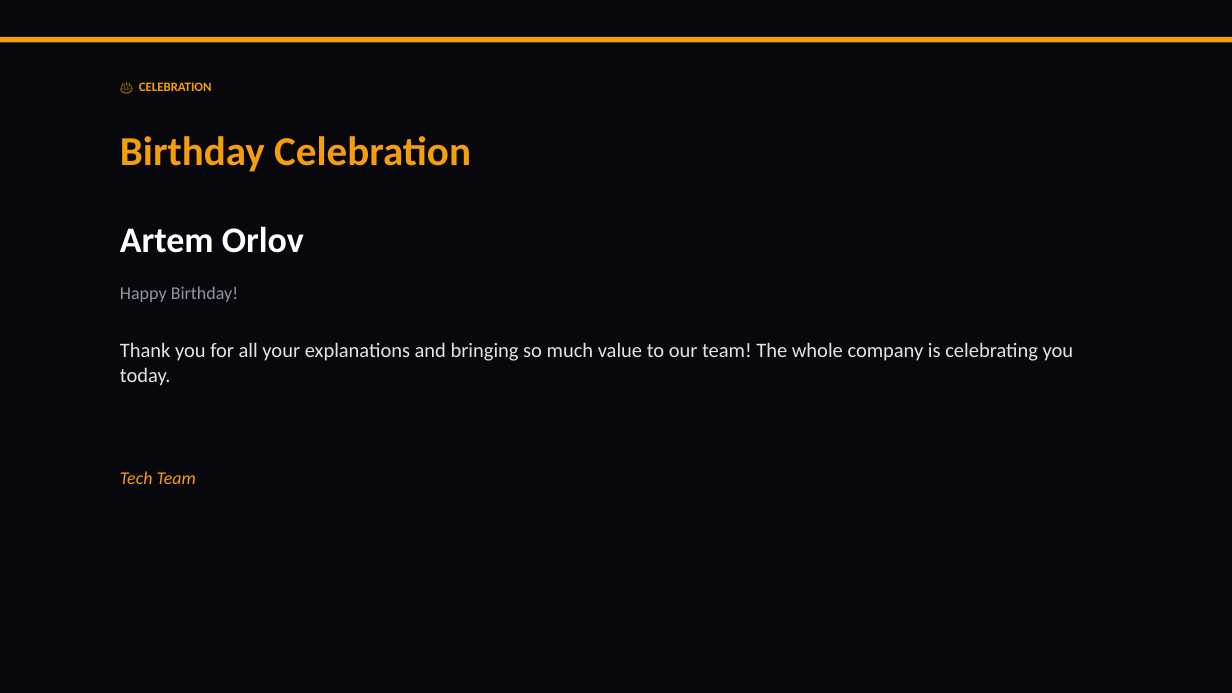
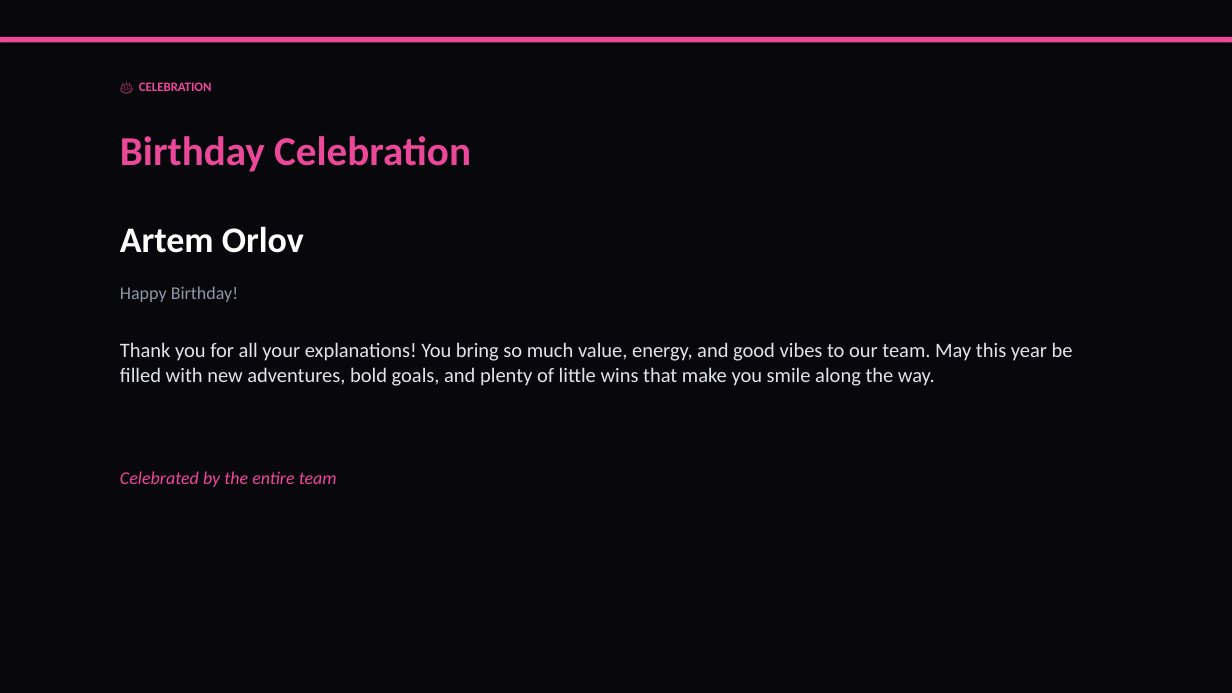
Before and after one commit to liliyagarifullina-maker/appodeal-pulse, a slide deck: slide 2 of data/archive/pulse_2026-03-15.pptx. Drawn at 1232x693 pixels with LibreOffice and Linux fonts; fonts in the diff are those of the drawing. Boxes give left, top, right and bottom in pixels: in the first picture for what was removed or moved away, otherwise in the second. Text is boxed around its words. In the diff, an @@ line names an element or a change of style, - is before the commit and + after.

```diff
--- a/data/archive/pulse_2026-03-15.pptx
+++ b/data/archive/pulse_2026-03-15.pptx
@@ rectangle at (0,37,1232,43): fill #F59E0B to #EC4899 @@
@@ text "🎂 CELEBRATION" at (139,82,212,91): text colour #F59E0B to #EC4899 @@
@@ text "Birthday Celebration" at (120,136,471,172): text colour #F59E0B to #EC4899 @@
@@ text at (120,342,1073,386): text changed @@
-Thank you for all your explanations and bringing so much value to our team! The whole company is celebrating you today.
+Thank you for all your explanations! You bring so much value, energy, and good vibes to our team. May this year be filled with new adventures, bold goals, and plenty of little wins that make you smile along the way.
@@ text at (120,471,337,487): text changed; text colour #F59E0B to #EC4899 @@
-Tech Team
+Celebrated by the entire team
```
Also in this commit, not shown: 9 other slides changed, 5 slides added, 6 slides removed, 2 other files.
